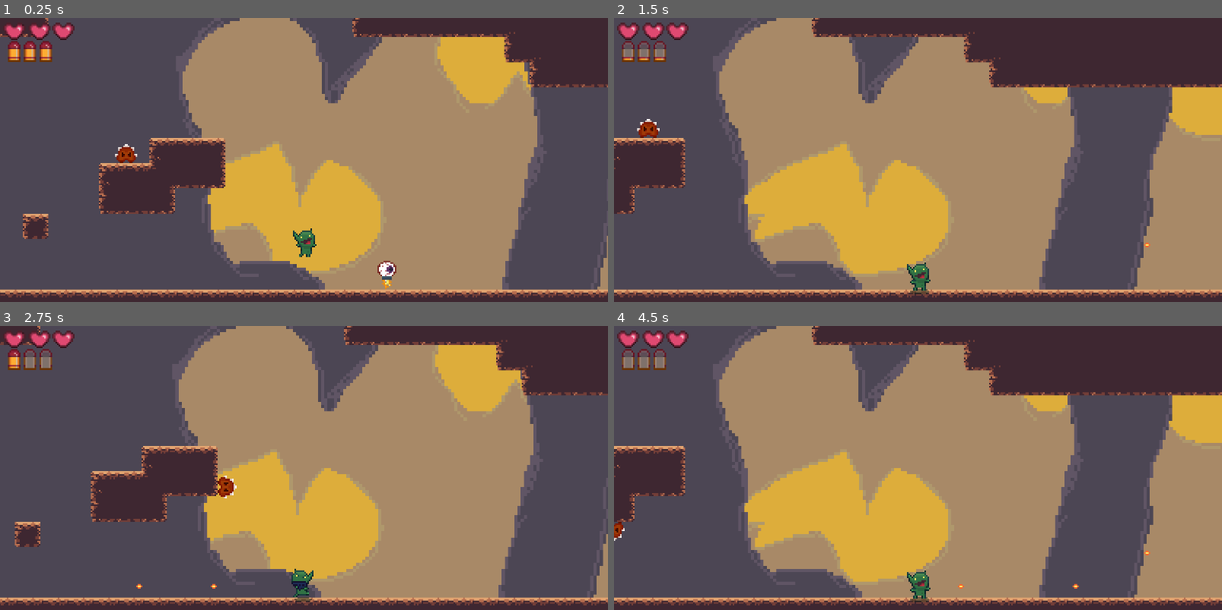
Above: before the commit, frames 1-4 (two rows, left to right).
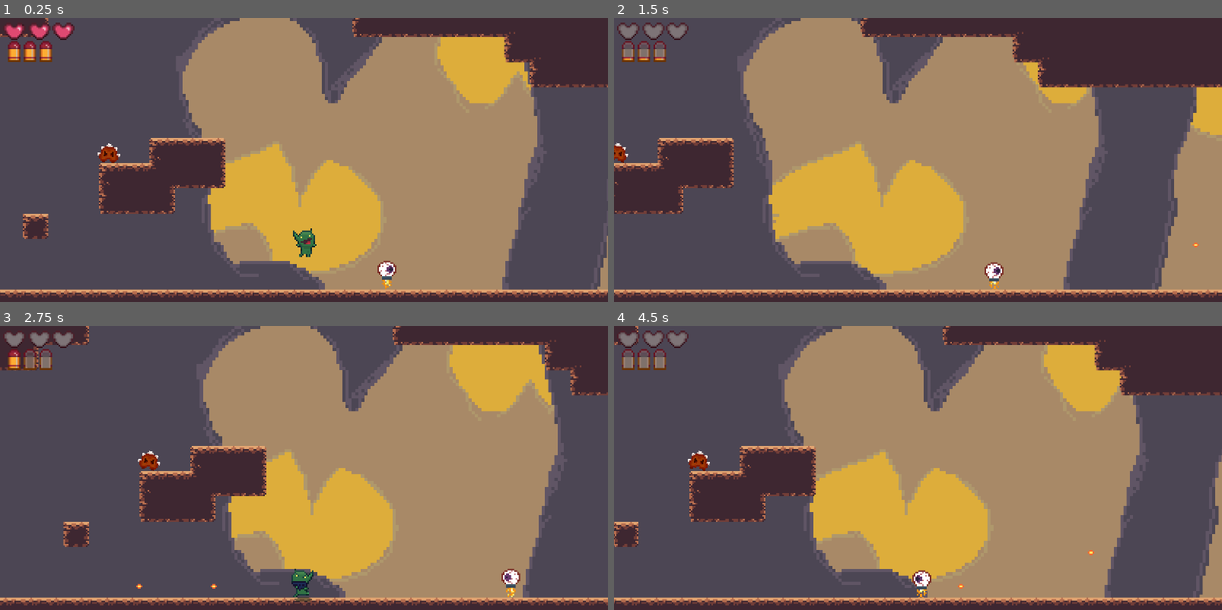
Above: after the commit, the same moments.

Repository: htimsekim/gobbo
Game: Godot game, scene res://src/Main/Game.tscn
The game is run twice, just before and just after one commit, with the same random seed, the same clock (stepped at 60 frames per second) and the same inputs.
Inputs (mouse positions are in pixels of both pictures, inside the frame that each line leads up to):
- Up to frame 1 (0.25 s): no input
- Up to frame 2 (1.5 s): move the mouse to (1051, 171) at 0.52 s; hold Right (move_right) 0.53-1.25 s; hold Right mouse button (shoot) 0.53-1.25 s; click (1051, 171) at 0.67 s; tap Space (jump) at 0.77 s; drag from (796, 205) to (918, 276) at 1.27 s
- Up to frame 3 (2.75 s): move the mouse to (364, 422) at 2.02 s; hold A (move_left) from 2.03 s (still down); hold Right mouse button (shoot) from 2.03 s (still down)
- Up to frame 4 (4.5 s): release A (move_left) at 2.75 s; release Right mouse button (shoot) at 2.75 s; drag from (887, 564) to (845, 487) at 2.77 s; move the mouse to (1100, 547) at 3.52 s; hold Right (move_right) 3.53-4.25 s; hold Right mouse button (shoot) 3.53-4.25 s; tap Space (jump) at 3.77 s; drag from (735, 445) to (966, 587) at 4.27 s

The runs differ from the first frame. In frame 1, 0.3% of the frame differs, in the area x 16-23%, y 44-52%; in frame 2, 22%; in frame 3, 21%; in frame 4, 45%, in the area x 0-100%, y 0-99%.
Error in both runs: Invalid get index '0' (on base: 'Array'). (res://src/Main/Game.gd:16)

Commit message:
crawler

Diff:
--- a/project.godot
+++ b/project.godot
@@ -23,6 +23,11 @@
 "class": "Character",
 "language": "GDScript",
 "path": "res://Character.gd"
+}, {
+"base": "Character",
+"class": "Crawler",
+"language": "GDScript",
+"path": "res://src/Objects/enemycrawler.gd"
 }, {
 "base": "Node",
 "class": "EditorTheme",
@@ -58,6 +63,7 @@
 "AsepriteImportData": "",
 "AsepriteImporter": "",
 "Character": "",
+"Crawler": "",
 "EditorTheme": "",
 "EnemyBat": "",
 "Oculon": "",
--- a/src/Objects/Hurtbox.gd
+++ b/src/Objects/Hurtbox.gd
@@ -9,6 +9,7 @@
 		player.playerdamage($"../TextureProgress".step, $"../".position) #call enemydamage to damage, blink, and knockback player
 
 func _on_Timer_timeout():
+	print("timerend")
 	$"../".set_collision_mask(7)
 	set_collision_mask(7)
-	player.knockback = false
+	player.blink = false
--- a/src/Objects/Player.gd
+++ b/src/Objects/Player.gd
@@ -11,14 +11,14 @@
 onready var blinktimer = $BlinkTimer
 onready var idletimer = $IdleTimer
 onready var knockback = false
+onready var blink = false
 var direction
 var playeridle = false
 var is_shooting
 var enemyPos
-var knocking = false
 
 func _physics_process(_delta): # Called every frame. _delta isn't used
-	if knockback == true and blinktimer.time_left == 0:
+	if blink == true and blinktimer.time_left == 0:
 		sprite.visible = false
 		blinktimer.start()
 
@@ -30,7 +30,7 @@
 	var is_on_platform = platform_detector.is_colliding()
 	if Input.is_action_pressed("crouch") and is_on_floor(): #don't move while crouching
 		_velocity = Vector2(0,0)
-	if knocking == true: #knockback code to set velocity
+	if knockback == true: #knockback code to set velocity
 		_velocity = (Vector2(1,0).rotated(position.angle_to_point(enemyPos))*250)
 		_velocity.y = _velocity.y/2
 		_velocity.y -= 50
@@ -127,7 +127,6 @@
 	if animation_new == "stand":
 		if $IdleTimer.time_left == 0 and playeridle == false:
 			$IdleTimer.start()
-
 	else:
 		$IdleTimer.stop()
 		playeridle = false
@@ -139,8 +138,8 @@
 	canshoot = true
 
 func playerdamage(damage,enemyPosition): #damage, blink, and knockback player
-	knockback = true #player hit, enable knockback effect
-	knocking = true
+	blink = true #player hit, enable knockback effect
+	knockback = true
 
 	enemyPos = enemyPosition
 	if $TextureProgress.value <= 0: #if player is dead, end game DAMAGE
@@ -149,9 +148,9 @@
 		$TextureProgress.value -= damage
 		get_node("../UI/HeartBarPlyr").update_health($TextureProgress.value)
 
-func _on_BlinkTimer_timeout(): #while knockback enabled, blink enemy
+func _on_BlinkTimer_timeout(): #while knockback enabled, blink player
 	sprite.visible = true
-	knocking = false
+	knockback = false
 	blinktimer.stop()
 
 func _on_IdleTimer_timeout():
--- a/src/Objects/enemycrawler.gd
+++ b/src/Objects/enemycrawler.gd
@@ -1,10 +1,11 @@
-extends KinematicBody2D
+class_name Crawler
+extends Character
 
 var move = Vector2(0,0)
 var rotating: int
-var speed = 50
 
 func _physics_process(delta):
+	speed = 50
 	if rotating:
 		rotation = lerp_angle(rotation, move.angle(), 0.1)
 		rotating -= 1
@@ -12,24 +13,29 @@
 
 	var col := move_and_collide(move * speed * delta)
 
-	if col and col.normal.rotated(PI/2).dot(move) < 0.5:
-		rotating = 4
+	if col and col.normal.rotated(PI/2).dot(move) < 0.5: #if hit a corner, turn after rotating 6
+		rotating = 5
 		move = col.normal.rotated(PI/2)
 		return
 
 	var pos := position
 	col = move_and_collide(move.rotated(PI/2) * 3.4)
 	if not col:
-		for i in 10:
-			position = pos
-			rotate(PI/32)
-			move = move.rotated(PI/32)
-			col = move_and_collide(move.rotated(PI/2) * 3.4)
+#		for i in 10:
+#			position = pos
+#			rotate(PI/32)
+#			move = move.rotated(PI/32)
+#			col = move_and_collide(move.rotated(PI/2) * 3.4)
+		rotating = 6
+		rotate(PI/32)
+		move = move.rotated(PI/32)
+#		move = col.normal.rotated(PI/2)
+		return
 
-			if col:
-				move = col.normal.rotated(PI/2)
-				rotation = move.angle()
-				break
-	else:
+#			if col:
+#				move = col.normal.rotated(PI/2)
+#				rotation = move.angle()
+#				break
+	if col: #colliding so move in direction of rotation
 		move = col.normal.rotated(PI/2)
 		rotation = move.angle()
--- a/src/Objects/enemyskeleman.gd
+++ b/src/Objects/enemyskeleman.gd
@@ -13,9 +13,6 @@
 	$AnimationPlayer.play("walk")
 
 	if direction.x == 1:
-#		print(position.x)
-#		print(start_pos)
-#		print(patrolDistance)
 		$Sprite.flip_h = false # Set Enemy facing right
 		if position.x < start_pos + patrolDistance:
 			move_and_slide(Vector2(movespeed, 0))
--- a/src/Objects/enemyskeleman.tscn
+++ b/src/Objects/enemyskeleman.tscn
@@ -106,13 +106,14 @@
 region_rect = Rect2( 0, 0, 80, 64 )
 
 [node name="CollisionShape2D" type="CollisionShape2D" parent="."]
+visible = false
 position = Vector2( -8.3, 0.5 )
-shape = SubResource( 7 )
+shape = SubResource( 1 )
 
 [node name="AnimationPlayer" type="AnimationPlayer" parent="."]
-anims/idle = SubResource( 4 )
-anims/shoot = SubResource( 5 )
-anims/walk = SubResource( 6 )
+anims/idle = SubResource( 2 )
+anims/shoot = SubResource( 3 )
+anims/walk = SubResource( 4 )
 
 [node name="TextureProgress" type="TextureProgress" parent="."]
 visible = false
@@ -130,7 +131,8 @@
 [node name="Hurtbox" parent="." instance=ExtResource( 2 )]
 
 [node name="CollisionShape2D" parent="Hurtbox" index="0"]
+visible = false
 position = Vector2( -8.33759, 0.219012 )
-shape = SubResource( 8 )
+shape = SubResource( 5 )
 
 [editable path="Hurtbox"]
--- a/src/Objects/projectile.gd
+++ b/src/Objects/projectile.gd
@@ -21,7 +21,10 @@
 		body.get_node("TextureProgress").value -= 10
 
 		if body.get_node("TextureProgress").value <= 0: #if enemy health is 0, free it
-			body.queue_free()
+#			print(body.get_node("Hurtbox/Timer").name)
+			body.get_node("Hurtbox/Timer").stop()
+			print("dead")
+	#		body.queue_free()
 
 func _on_invisTimer_timeout():
 	visible = true
Not shown: 4 places in src/Objects/enemyskeleman.tscn that only renumber resources
